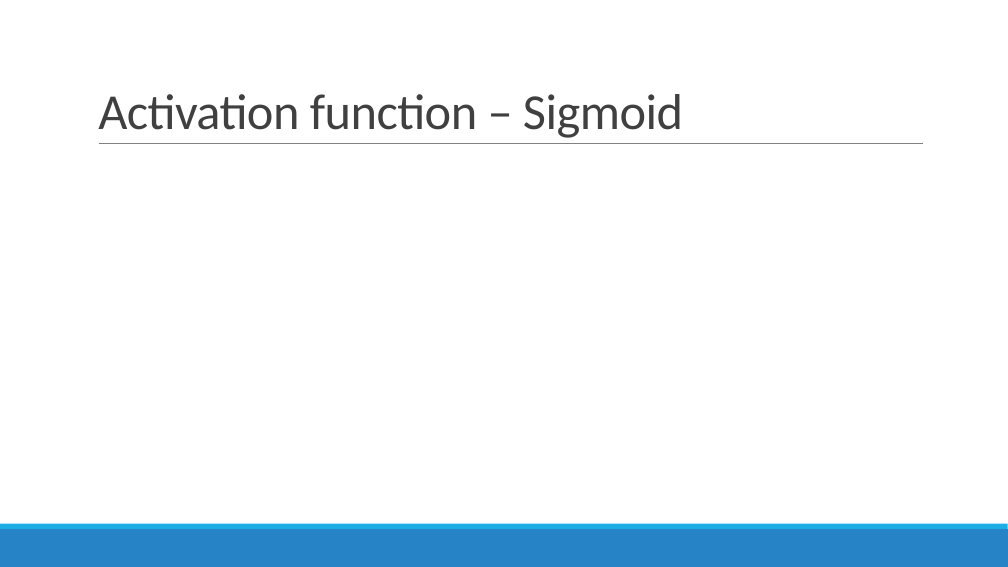
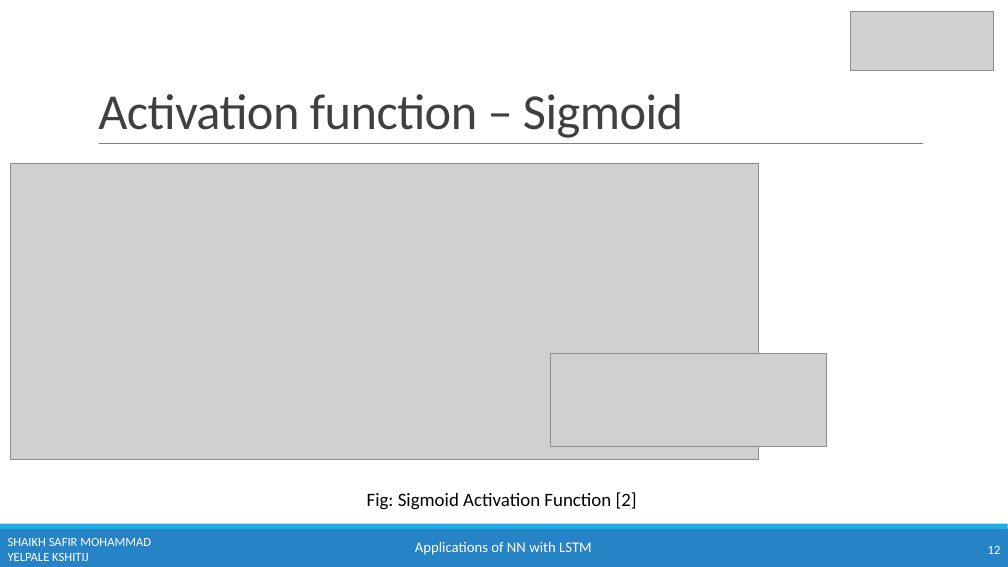
Before and after one commit to kshitijyelpale/LFD-Application-of-NN-in-LSTM, a slide deck: slide 12 of Documentation/LSTM Presentation.pptx (slide 3 before the commit). Drawn at 1008x567 pixels with LibreOffice and Linux fonts; fonts in the diff are those of the drawing; grey boxes stand for pictures. Boxes give left, top, right and bottom in pixels: in the first picture for what was removed or moved away, otherwise in the second. Text is boxed around its words. In the diff, an @@ line names an element or a change of style, - is before the commit and + after.

```diff
--- a/Documentation/LSTM Presentation.pptx
+++ b/Documentation/LSTM Presentation.pptx
@@ picture added at (x1=851, y1=11, x2=994, y2=70) @@
@@ picture added at (x1=11, y1=163, x2=759, y2=460) @@
@@ picture added at (x1=551, y1=354, x2=827, y2=447) @@
@@ text added at (x1=367, y1=492, x2=637, y2=510), 18 pt, text #000000 @@
+Fig: Sigmoid Activation Function [2]
@@ text added at (x1=8, y1=538, x2=151, y2=561), 12 pt, text #FFFFFF @@
+SHAIKH SAFIR MOHAMMAD
+YELPALE KSHITIJ
@@ text added at (x1=415, y1=541, x2=592, y2=555), 14 pt, text #FFFFFF @@
+Applications of NN with LSTM
@@ page number added at (x1=988, y1=546, x2=1001, y2=554), 12 pt, text #FFFFFF @@
+12
```
Also in this commit, not shown: 24 other slides changed, 6 slides added, 6 slides removed.
